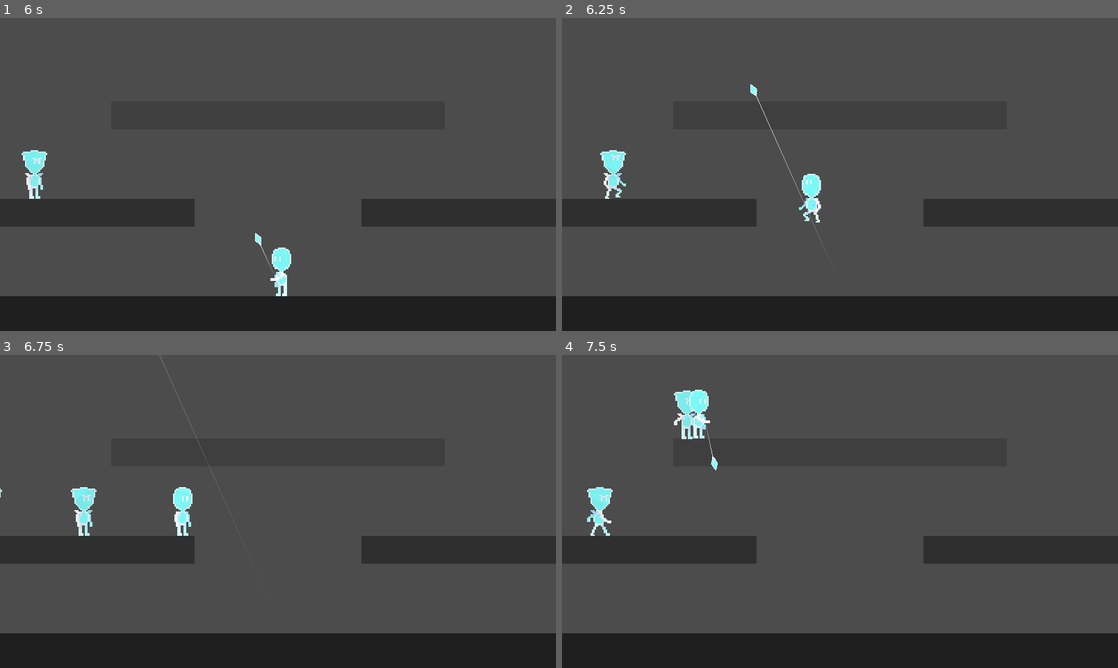
Above: before the commit, frames 1-4 (two rows, left to right).
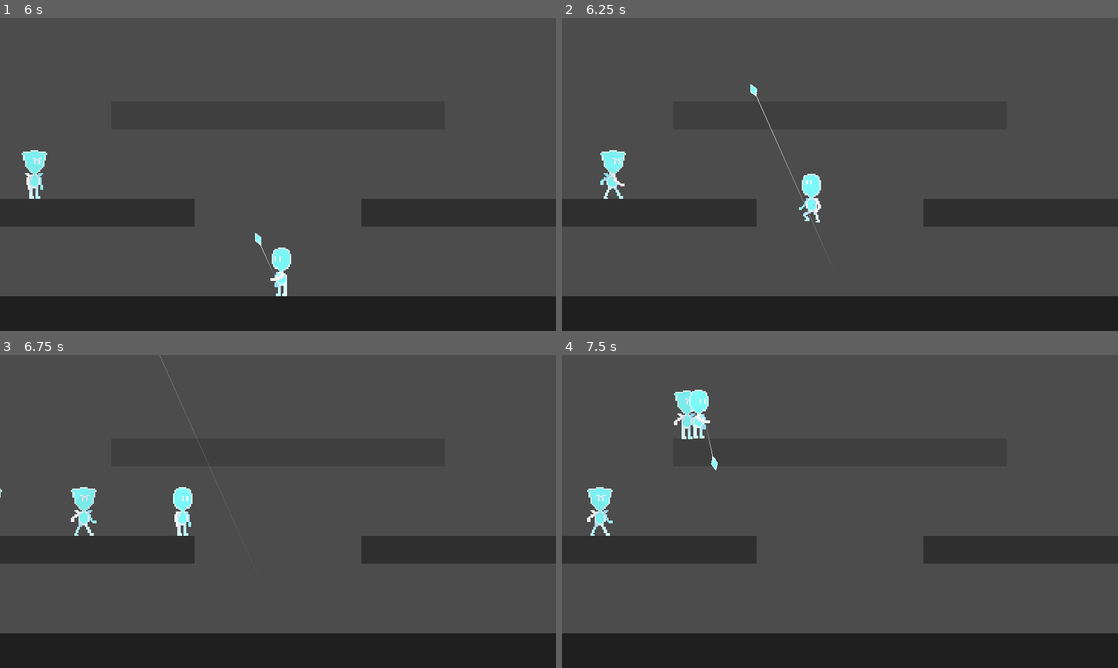
Above: after the commit, the same moments.

Repository: zhyrin0/through-the-looking-glass
Game: Godot game, scene res://tests/level/test.tscn
The game is run twice, just before and just after one commit, with the same random seed, the same clock (stepped at 60 frames per second) and the same inputs. This scene is started directly instead of the project's main scene. Sound files missing from this copy of the repository are replaced by a short silence.
Inputs (mouse positions are in pixels of both pictures, inside the frame that each line leads up to):
- Up to frame 1 (6 s): tap Enter at 0.5 s; move the mouse to (400, 158) at 0.52 s; press the mouse at (400, 158) at 0.53 s; hold D (move_right) 0.53-2.03 s; tap Space (move_jump) at 0.77, 1.52, 3.02, 3.77, 4.52 s; move the mouse to (166, 190) at 1.27 s; release the mouse at (166, 190) at 1.28 s; click (166, 190) at 1.35 s; move the mouse to (333, 105) at 2.02 s; press the mouse at (333, 105) at 2.03 s; hold A (move_left) 2.03-2.78 s; tap S (move_fall) at 2.1, 4.35 s; move the mouse to (250, 237) at 2.77 s; release the mouse at (250, 237) at 2.78 s; hold D (move_right) 2.78-4.28 s; click (250, 237) at 2.85 s; move the mouse to (444, 221) at 3.52 s; press the mouse at (444, 221) at 3.53 s; move the mouse to (111, 127) at 4.27 s; release the mouse at (111, 127) at 4.28 s; hold A (move_left) 4.28-5.03 s; click (111, 127) at 4.55 s; move the mouse to (305, 174) at 5.02 s; press the mouse at (305, 174) at 5.03 s; hold D (move_right) 5.03-5.78 s; move the mouse to (194, 96) at 5.77 s; release the mouse at (194, 96) at 5.78 s; hold A (move_left) from 5.78 s (still down); click (194, 96) at 5.85 s
- Up to frame 2 (6.25 s): keep holding A (move_left); tap Space (move_jump) at 6.02 s
- Up to frame 3 (6.75 s): keep holding A (move_left); move the mouse to (400, 495) at 6.52 s; press the mouse at (400, 495) at 6.53 s; tap S (move_fall) at 6.6 s
- Up to frame 4 (7.5 s): tap Space (move_jump) at 6.77 s; move the mouse to (728, 527) at 7.27 s; release A (move_left) at 7.28 s; release the mouse at (728, 527) at 7.28 s; hold D (move_right) from 7.28 s (still down); click (728, 527) at 7.35 s

Frame 1 is identical in both runs. In frame 2, 0.2% of the frame differs, in the area x 6-12%, y 43-58%; in frame 3, 0.1%; in frame 4, 0.2%.

Commit message:
Fix character animation jitter

Diff:
--- a/src/character/enemy/enemy.gd
+++ b/src/character/enemy/enemy.gd
@@ -32,9 +32,9 @@
 	if lock_animation:
 		return
 	var anim := animation_player.current_animation
-	if velocity.y < 0.0 and anim != "jump":
+	if velocity.y < 0.0 and anim != "jump" and not is_on_floor():
 		animation_player.play("jump")
-	elif velocity.y > 0.0 and anim != "fall":
+	elif velocity.y > 0.0 and anim != "fall" and not is_on_floor():
 		animation_player.play("fall")
 	elif velocity.x != 0.0 and anim != "run" and is_on_floor():
 		animation_player.play("run")
--- a/src/character/player/player.gd
+++ b/src/character/player/player.gd
@@ -81,10 +81,10 @@
 	if lock_animation:
 		return
 	var anim := animation_player.current_animation
-	if velocity.y < 0.0 and anim != "jump":
+	if velocity.y < 0.0 and anim != "jump" and not is_on_floor():
 		animation_player.play("jump")
 		play_shard_animation("jump")
-	elif velocity.y > 0.0 and anim != "fall":
+	elif velocity.y > 0.0 and anim != "fall" and not is_on_floor():
 		animation_player.play("fall")
 		play_shard_animation("fall")
 	elif velocity.x != 0.0 and anim != "run" and is_on_floor():
